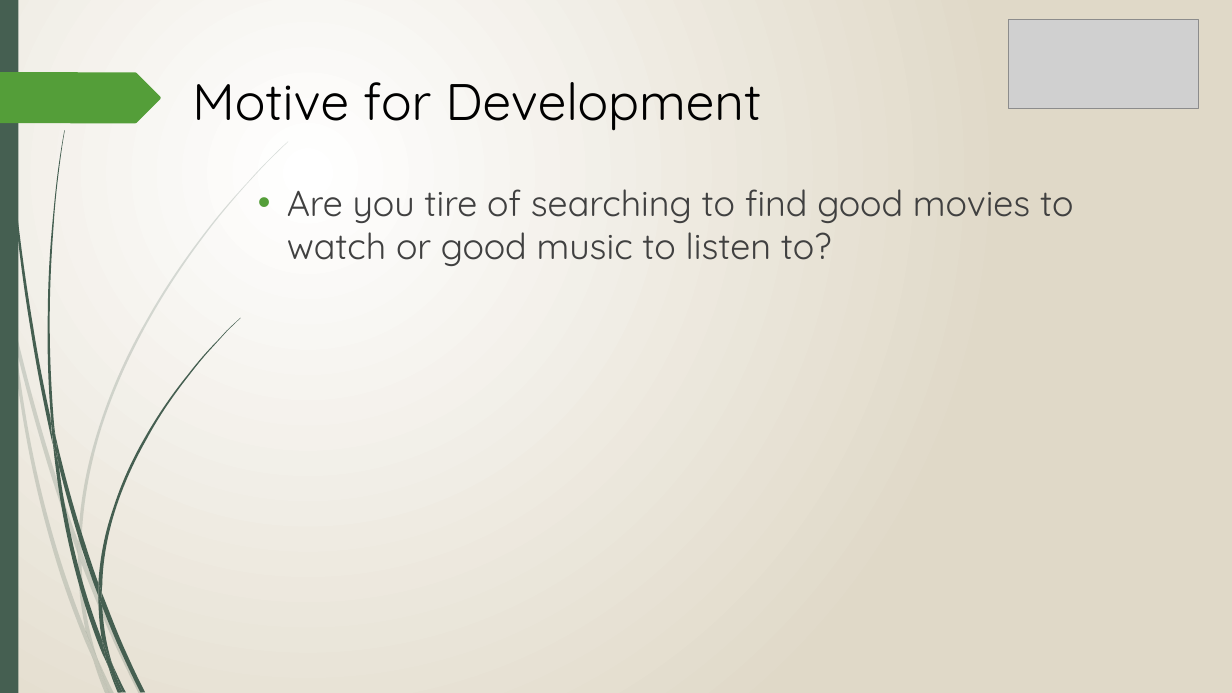
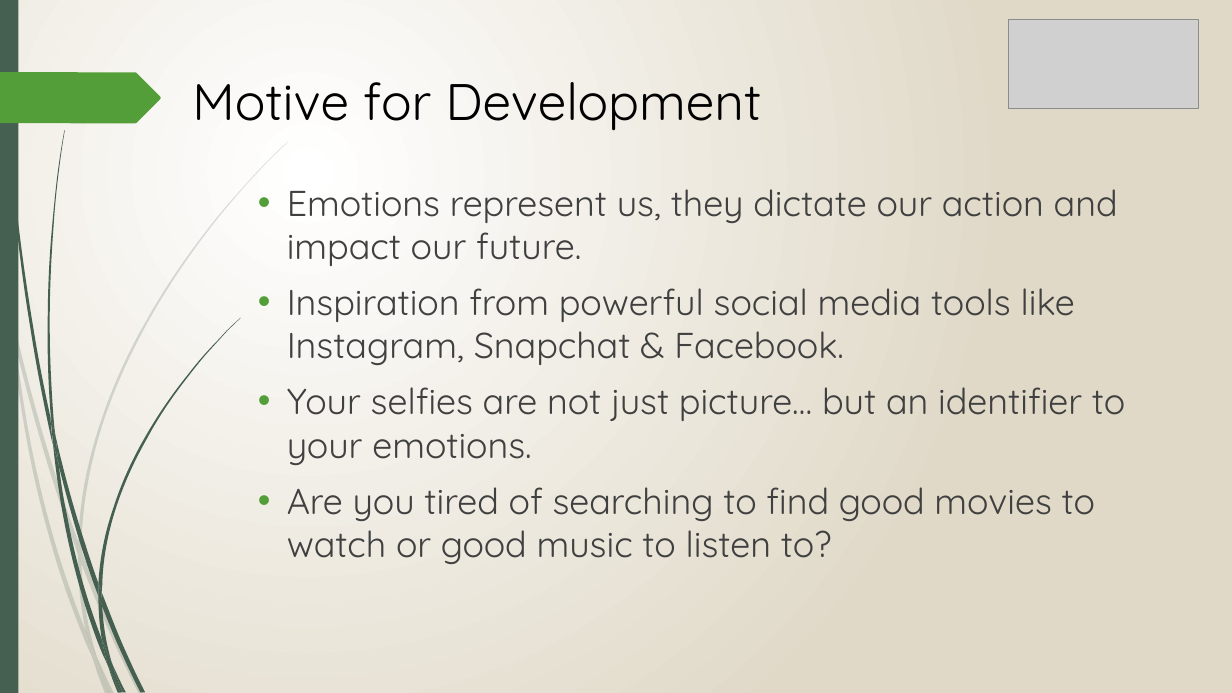
Before and after one commit to ceejayvarias/emoMint, a slide deck: slide 2 of presentation/emoMint.pptx. Drawn at 1232x693 pixels with LibreOffice and Linux fonts; fonts in the diff are those of the drawing; grey boxes stand for pictures. Boxes give left, top, right and bottom in pixels: in the first picture for what was removed or moved away, otherwise in the second. Text is boxed around its words. In the diff, an @@ line names an element or a change of style, - is before the commit and + after.

```diff
--- a/presentation/emoMint.pptx
+++ b/presentation/emoMint.pptx
@@ text at (x1=287, y1=189, x2=1125, y2=564): text changed @@
-• Are you tire of searching to find good movies to watch or good music to listen to?
+• Emotions represent us, they dictate our action and impact our future.
+• Inspiration from powerful social media tools like Instagram, Snapchat & Facebook.
+• Your selfies are not just picture… but an identifier to your emotions.
+• Are you tired of searching to find good movies to watch or good music to listen to?
```
Also in this commit, not shown: 4 other slides changed, 1 slide removed, 2 other files.
